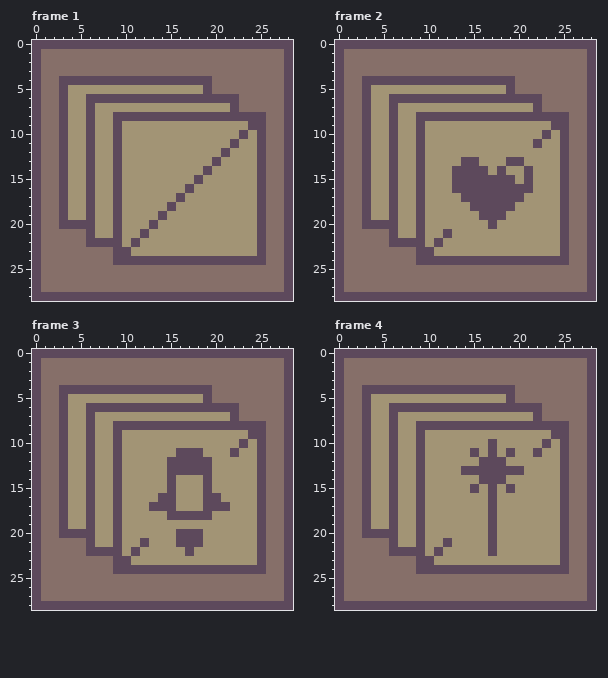
Two versions of one pixel-art file, mockup/upgrade.aseprite. This is how it looked before the edit.
29x29 pixels, 8 frames. Shown: frame 1, frame 2, frame 3, frame 4. The commit also changed other frames, which this record leaves out.
After:
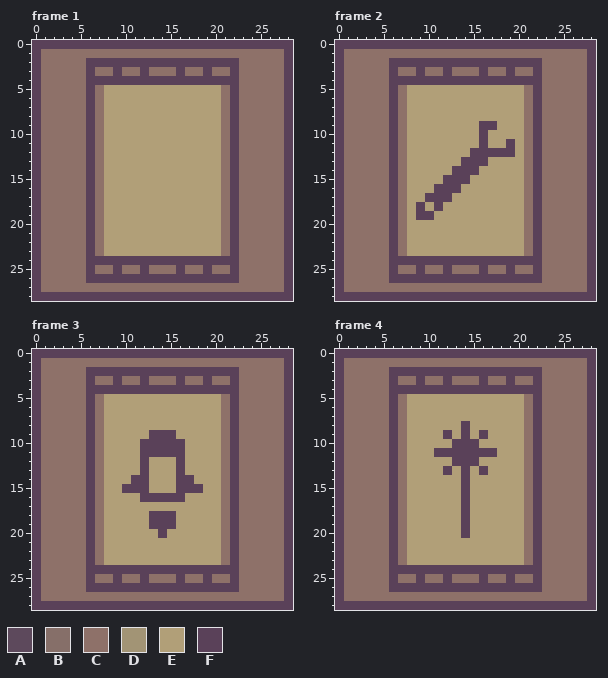
Palette (. is transparent): A #5d495c  B #866f69  C #8e7169  D #a29475  E #b19f78  F #5a4159
Diff:
Changed rows in their new state; - is an unchanged pixel.
Frame 1, layers "Base", "Background":
first column x 0:
 0 FFFFFFFFFFFFFFFFFFFFFFFFFFFFF
 1 FCCCCCCCCCCCCCCCCCCCCCCCCCCCF
 2 FCCCCCFFFFFFFFFFFFFFFFFCCCCCF
 3 FCCCCCFCCFCCFCCCFCCFCCFCCCCCF
 4 FCCCCCFFFFFFFFFFFFFFFFFCCCCCF
 5 FCCCCCFCEEEEEEEEEEEEECFCCCCCF
 6 FCCCCCFCEEEEEEEEEEEEECFCCCCCF
 7 FCCCCCFCEEEEEEEEEEEEECFCCCCCF
 8 FCCCCCFCEEEEEEEEEEEEECFCCCCCF
 9 FCCCCCFCEEEEEEEEEEEEECFCCCCCF
10 FCCCCCFCEEEEEEEEEEEEECFCCCCCF
11 FCCCCCFCEEEEEEEEEEEEECFCCCCCF
12 FCCCCCFCEEEEEEEEEEEEECFCCCCCF
13 FCCCCCFCEEEEEEEEEEEEECFCCCCCF
14 FCCCCCFCEEEEEEEEEEEEECFCCCCCF
15 FCCCCCFCEEEEEEEEEEEEECFCCCCCF
16 FCCCCCFCEEEEEEEEEEEEECFCCCCCF
17 FCCCCCFCEEEEEEEEEEEEECFCCCCCF
18 FCCCCCFCEEEEEEEEEEEEECFCCCCCF
19 FCCCCCFCEEEEEEEEEEEEECFCCCCCF
20 FCCCCCFCEEEEEEEEEEEEECFCCCCCF
21 FCCCCCFCEEEEEEEEEEEEECFCCCCCF
22 FCCCCCFCEEEEEEEEEEEEECFCCCCCF
23 FCCCCCFCEEEEEEEEEEEEECFCCCCCF
24 FCCCCCFFFFFFFFFFFFFFFFFCCCCCF
25 FCCCCCFCCFCCFCCCFCCFCCFCCCCCF
26 FCCCCCFFFFFFFFFFFFFFFFFCCCCCF
27 FCCCCCCCCCCCCCCCCCCCCCCCCCCCF
28 FFFFFFFFFFFFFFFFFFFFFFFFFFFFF
Frame 2, layers "Details", "Base", "Background":
first column x 0:
 0 FFFFFFFFFFFFFFFFFFFFFFFFFFFFF
 1 FCCCCCCCCCCCCCCCCCCCCCCCCCCCF
 2 FCCCCCFFFFFFFFFFFFFFFFFCCCCCF
 3 FCCCCCFCCFCCFCCCFCCFCCFCCCCCF
 4 FCCCCCFFFFFFFFFFFFFFFFFCCCCCF
 5 FCCCCCFCEEEEEEEEEEEEECFCCCCCF
 6 FCCCCCFCEEEEEEEEEEEEECFCCCCCF
 7 FCCCCCFCEEEEEEEEEEEEECFCCCCCF
 8 FCCCCCFCEEEEEEEEEEEEECFCCCCCF
 9 FCCCCCFCEEEEEEEEFFEEECFCCCCCF
10 FCCCCCFCEEEEEEEEFEEEECFCCCCCF
11 FCCCCCFCEEEEEEEEFEEFECFCCCCCF
12 FCCCCCFCEEEEEEEFFFFFECFCCCCCF
13 FCCCCCFCEEEEEEFFFEEEECFCCCCCF
14 FCCCCCFCEEEEEFFFEEEEECFCCCCCF
15 FCCCCCFCEEEEFFFEEEEEECFCCCCCF
16 FCCCCCFCEEEFFFEEEEEEECFCCCCCF
17 FCCCCCFCEEFFFEEEEEEEECFCCCCCF
18 FCCCCCFCEFEFEEEEEEEEECFCCCCCF
19 FCCCCCFCEFFEEEEEEEEEECFCCCCCF
20 FCCCCCFCEEEEEEEEEEEEECFCCCCCF
21 FCCCCCFCEEEEEEEEEEEEECFCCCCCF
22 FCCCCCFCEEEEEEEEEEEEECFCCCCCF
23 FCCCCCFCEEEEEEEEEEEEECFCCCCCF
24 FCCCCCFFFFFFFFFFFFFFFFFCCCCCF
25 FCCCCCFCCFCCFCCCFCCFCCFCCCCCF
26 FCCCCCFFFFFFFFFFFFFFFFFCCCCCF
27 FCCCCCCCCCCCCCCCCCCCCCCCCCCCF
28 FFFFFFFFFFFFFFFFFFFFFFFFFFFFF
Frame 3, layers "Details", "Base", "Background":
first column x 0:
 0 FFFFFFFFFFFFFFFFFFFFFFFFFFFFF
 1 FCCCCCCCCCCCCCCCCCCCCCCCCCCCF
 2 FCCCCCFFFFFFFFFFFFFFFFFCCCCCF
 3 FCCCCCFCCFCCFCCCFCCFCCFCCCCCF
 4 FCCCCCFFFFFFFFFFFFFFFFFCCCCCF
 5 FCCCCCFCEEEEEEEEEEEEECFCCCCCF
 6 FCCCCCFCEEEEEEEEEEEEECFCCCCCF
 7 FCCCCCFCEEEEEEEEEEEEECFCCCCCF
 8 FCCCCCFCEEEEEEEEEEEEECFCCCCCF
 9 FCCCCCFCEEEEEFFFEEEEECFCCCCCF
10 FCCCCCFCEEEEFFFFFEEEECFCCCCCF
11 FCCCCCFCEEEEFFFFFEEEECFCCCCCF
12 FCCCCCFCEEEEFEEEFEEEECFCCCCCF
13 FCCCCCFCEEEEFEEEFEEEECFCCCCCF
14 FCCCCCFCEEEFFEEEFFEEECFCCCCCF
15 FCCCCCFCEEFFFEEEFFFEECFCCCCCF
16 FCCCCCFCEEEEFFFFFEEEECFCCCCCF
17 FCCCCCFCEEEEEEEEEEEEECFCCCCCF
18 FCCCCCFCEEEEEFFFEEEEECFCCCCCF
19 FCCCCCFCEEEEEFFFEEEEECFCCCCCF
20 FCCCCCFCEEEEEEFEEEEEECFCCCCCF
21 FCCCCCFCEEEEEEEEEEEEECFCCCCCF
22 FCCCCCFCEEEEEEEEEEEEECFCCCCCF
23 FCCCCCFCEEEEEEEEEEEEECFCCCCCF
24 FCCCCCFFFFFFFFFFFFFFFFFCCCCCF
25 FCCCCCFCCFCCFCCCFCCFCCFCCCCCF
26 FCCCCCFFFFFFFFFFFFFFFFFCCCCCF
27 FCCCCCCCCCCCCCCCCCCCCCCCCCCCF
28 FFFFFFFFFFFFFFFFFFFFFFFFFFFFF
Frame 4, layers "Details", "Base", "Background":
first column x 0:
 0 FFFFFFFFFFFFFFFFFFFFFFFFFFFFF
 1 FCCCCCCCCCCCCCCCCCCCCCCCCCCCF
 2 FCCCCCFFFFFFFFFFFFFFFFFCCCCCF
 3 FCCCCCFCCFCCFCCCFCCFCCFCCCCCF
 4 FCCCCCFFFFFFFFFFFFFFFFFCCCCCF
 5 FCCCCCFCEEEEEEEEEEEEECFCCCCCF
 6 FCCCCCFCEEEEEEEEEEEEECFCCCCCF
 7 FCCCCCFCEEEEEEEEEEEEECFCCCCCF
 8 FCCCCCFCEEEEEEFEEEEEECFCCCCCF
 9 FCCCCCFCEEEEFEFEFEEEECFCCCCCF
10 FCCCCCFCEEEEEFFFEEEEECFCCCCCF
11 FCCCCCFCEEEFFFFFFFEEECFCCCCCF
12 FCCCCCFCEEEEEFFFEEEEECFCCCCCF
13 FCCCCCFCEEEEFEFEFEEEECFCCCCCF
14 FCCCCCFCEEEEEEFEEEEEECFCCCCCF
15 FCCCCCFCEEEEEEFEEEEEECFCCCCCF
16 FCCCCCFCEEEEEEFEEEEEECFCCCCCF
17 FCCCCCFCEEEEEEFEEEEEECFCCCCCF
18 FCCCCCFCEEEEEEFEEEEEECFCCCCCF
19 FCCCCCFCEEEEEEFEEEEEECFCCCCCF
20 FCCCCCFCEEEEEEFEEEEEECFCCCCCF
21 FCCCCCFCEEEEEEEEEEEEECFCCCCCF
22 FCCCCCFCEEEEEEEEEEEEECFCCCCCF
23 FCCCCCFCEEEEEEEEEEEEECFCCCCCF
24 FCCCCCFFFFFFFFFFFFFFFFFCCCCCF
25 FCCCCCFCCFCCFCCCFCCFCCFCCCCCF
26 FCCCCCFFFFFFFFFFFFFFFFFCCCCCF
27 FCCCCCCCCCCCCCCCCCCCCCCCCCCCF
28 FFFFFFFFFFFFFFFFFFFFFFFFFFFFF
